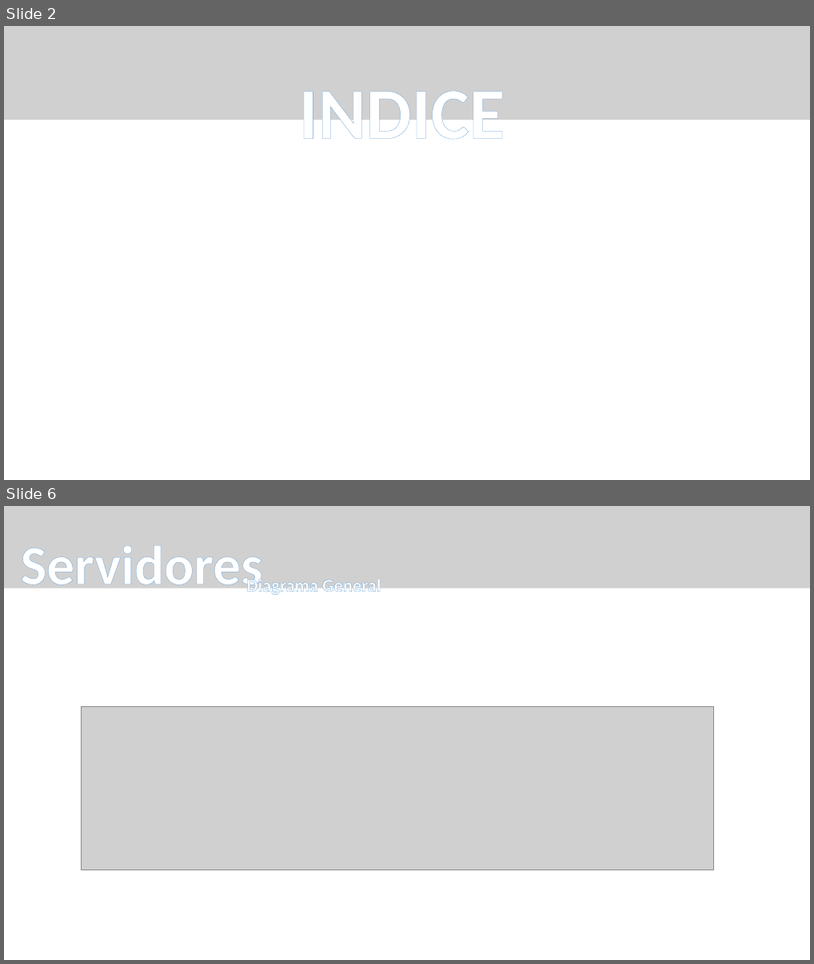
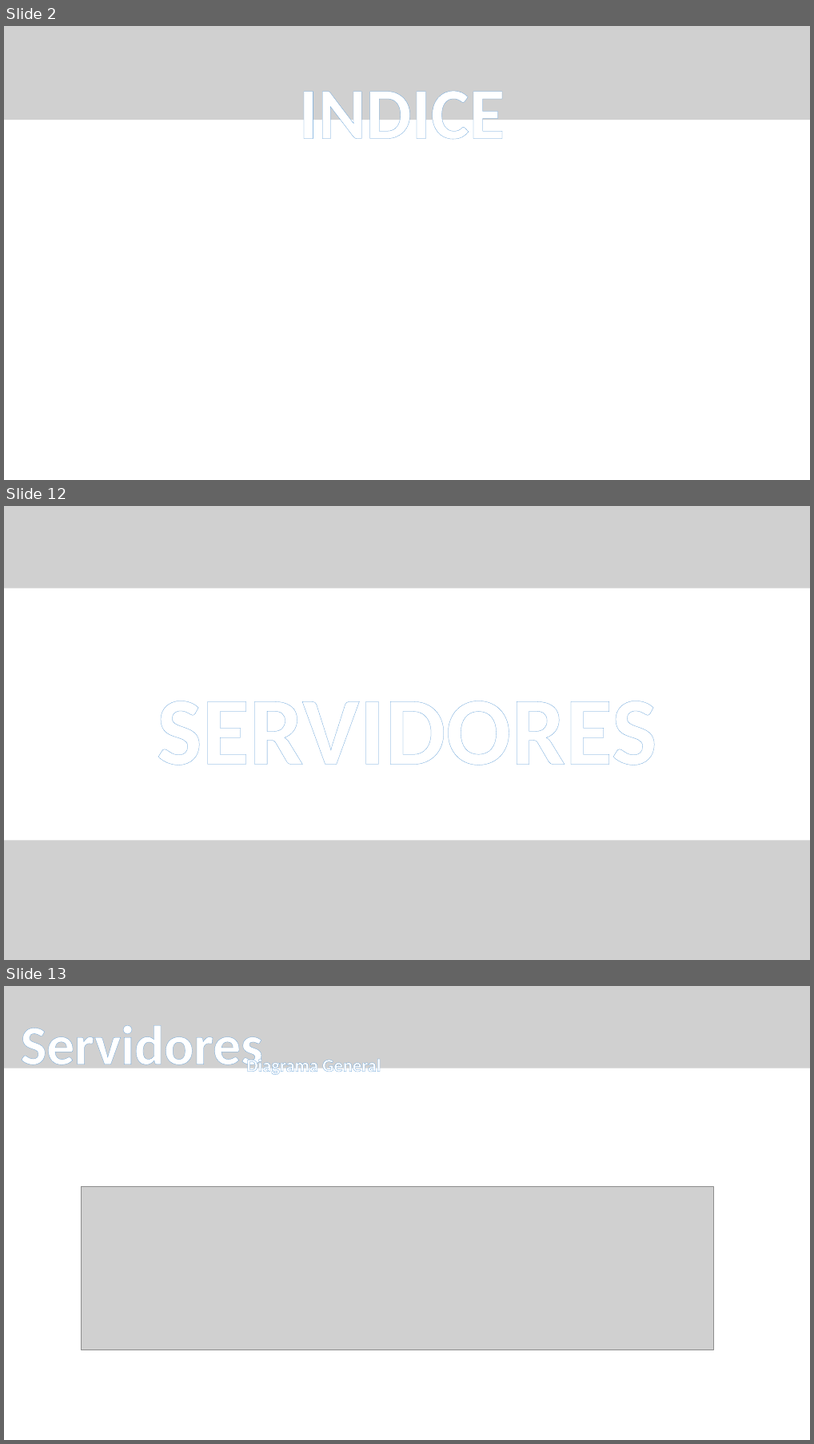
Before and after one commit to CBujeda/TFG-PROYECT-Nine_Image_Board, a slide deck: Documentation/presentación/NIB 0.1.1 - PRESENTATION .pptx. Shown one above the other, each under a label of ours: slides 2 and 6 before the commit, slides 2, 12 and 13 after it; the slides between them are not shown. The pictures are 814x964 and 814x1444 pixels, drawn with LibreOffice and Linux fonts; fonts in the diff are those of the drawing; grey boxes stand for pictures. Boxes give left, top, right and bottom in pixels: in the first picture for what was removed or moved away, otherwise in the second. Text is boxed around its words. In the diff, an @@ line names an element or a change of style, - is before the commit and + after.

```diff
--- a/Documentation/presentación/NIB 0.1.1 - PRESENTATION .pptx
+++ b/Documentation/presentación/NIB 0.1.1 - PRESENTATION .pptx
@@ slide 12 added at box(4, 506, 810, 960), background #FFFFFF @@
@@ freeform shape added at box(4, 506, 810, 582), fill #4472C4 @@
@@ picture added at box(4, 506, 810, 588) @@
@@ text added at box(157, 700, 658, 765), 115 pt, text pattern #9DC3E6 on #FFFFFF, bold @@
+SERVIDORES
@@ picture added at box(4, 840, 810, 960) @@
@@ freeform shape added at box(4, 848, 810, 960), fill #4472C4 @@
@@ what was slide 6 is now slide 13 @@
```
Also in this commit, not shown: 3 slides changed, 15 other slides added.
